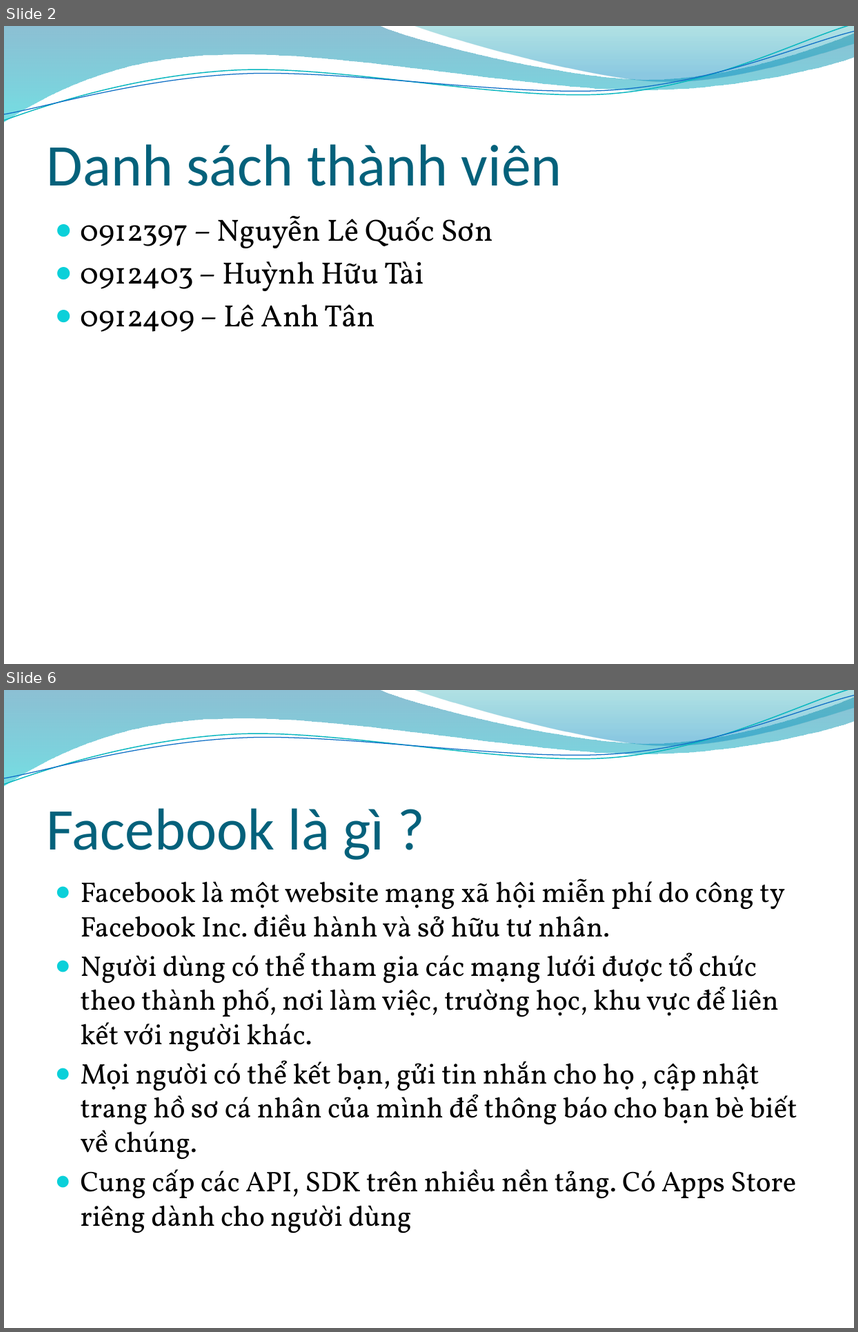
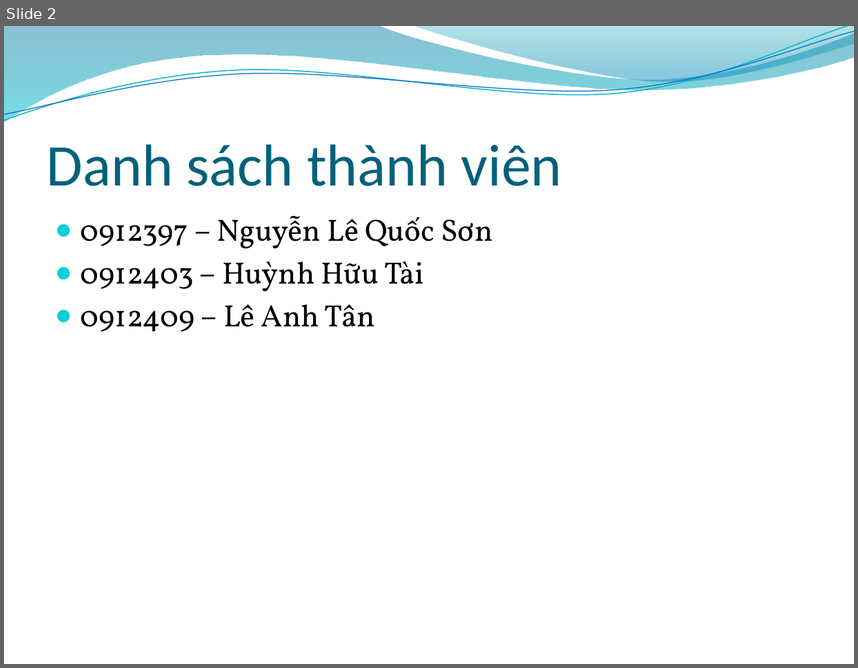
Before and after one commit to tuankit/web-api-project, a slide deck: 0912397_0912403_0912409_FacebookAPI_10/Slide/Facebook API.pptx. Shown one above the other, each under a label of ours: slides 2 and 6 before the commit, slide 2 after it; the slides between them are not shown. The pictures are 858x1332 and 858x668 pixels, drawn with LibreOffice and Linux fonts; fonts in the diff are those of the drawing; background and template pictures are left out. Boxes give left, top, right and bottom in pixels: in the first picture for what was removed or moved away, otherwise in the second. Text is boxed around its words. In the diff, an @@ line names an element or a change of style, - is before the commit and + after.

```diff
--- a/0912397_0912403_0912409_FacebookAPI_10/Slide/Facebook API.pptx
+++ b/0912397_0912403_0912409_FacebookAPI_10/Slide/Facebook API.pptx
@@ slide 6 removed at (4, 690, 854, 1328), background picture (left out); not listed: 4 template elements that a slide beside it also shows @@
@@ title removed at (47, 808, 384, 860) @@
-Facebook là gì ?
@@ text removed at (81, 878, 797, 1233) @@
-● Facebook là một website mạng xã hội miễn phí do công ty Facebook Inc. điều hành và sở hữu tư nhân.
-● Người dùng có thể tham gia các mạng lưới được tổ chức theo thành phố, nơi làm việc, trường học, khu vực để liên kết với người khác.
-● Mọi người có thể kết bạn, gửi tin nhắn cho họ , cập nhật trang hồ sơ cá nhân của mình để thông báo cho bạn bè biết về chúng.
-● Cung cấp các API, SDK trên nhiều nền tảng. Có Apps Store riêng dành cho người dùng
```
Also in this commit, not shown: 6 slides changed, 2 slides added, 5 other slides removed.
